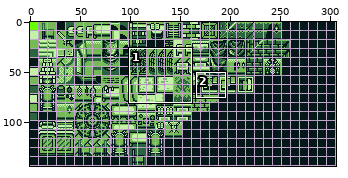
Edited in one commit: sprite sheet (Ruins-of-Aether/Tilemaps/castle.png). Above: a wide view before the commit, with the close-up outlined.
Close-up. As it was:
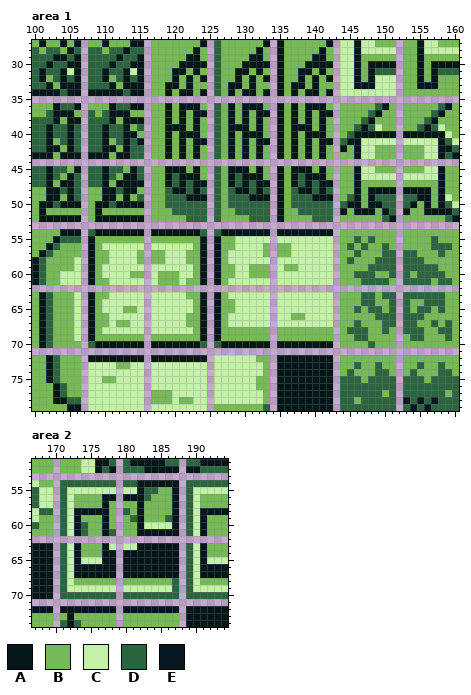
The file is 306x144 pixels. Pixels under 10% opacity are left out. Colours within 5 levels of each other are drawn and written as one. Shown: area 1: x 100..160, y 27..79; area 2: x 167..194, y 51..74. The commit also changed other parts of the picture, which this record leaves out.
Palette (. is transparent): A #06171a  B #75ba57  C #c4f1a8  D #2a6540  E #071821
Pixels before, area 1 (only the part around the change), first column x 100:
27 BABBABA.BBABBBAA.BBBBBBBA.DBBBBBBA.ABBBBBBA.CCACCBBB.BBACCBBB
28 DBDDBAD.DDBDDADD.BBBBBBAB.DBBBBBAB.ABBBBBAB.CCACCCCC.BBACCCCC
29 DDDAADA.DDDDADDA.BBBBBAAB.DBBBBAAB.ABBBBAAB.CCABBBBB.BBABBBBB
30 DDADDAA.DDDADDAA.BBBBAAAA.DBBBAAAA.ABBBAAAA.CCABAAAA.BBABAAAA
31 DADDACA.DDADDACA.BBBAABAB.DBBAABAB.ABBAABAB.CCABADDD.BBABADDD
32 DABDADA.DDABDADA.BBBABABA.DBBABABA.ABBABABA.CCABACCC.BBABABBB
33 DDABAAA.DDDABAAA.BBAABABB.DBAABABB.ABAABABB.CCAAACCC.BBAAABBB
34 AAAADAA.AAAAADAA.BBABAABA.DBABAABA.ABABAABA.CCCCCCCC.BBBBBBBB
35 .............................................................
36 BBBADDA.BBBADDAA.BBABAAAB.DBABAAAB.ABABAAAB.BBBBBDAB.BBBBBDAB
37 BBDAAAB.DBDAAABB.BBABABAA.DBABABAA.ABABABAA.BBBBDABB.BBBBDABB
38 DDDABAA.DDDABAAA.BBABABAB.DBABABAB.ABABABAB.BBBDABBB.BBBDABBB
39 DDADDAD.DDADDABD.BBAAABAB.DBAAABAB.ABAAABAB.BBDADCBB.BBDADCBB
40 DDADDAD.DDADDAAB.BBABAAAB.DBABAAAB.ABABAAAB.BDAAAAAA.AAAAAACB
41 DDABDAD.DDABDADA.BBABABAA.DBABABAA.ABABABAA.DAACCCCC.CCCCCADC
42 DDAABAD.DDAABADD.BBABABAB.DBABABAB.ABABABAB.ABACCBBB.BBBCCAAD
43 AAABAAA.AAABAADD.BBABABAB.DBABABAB.ABABABAB.BBACCBBB.BBBCCADA
44 .............................................................
45 DDADDBA.DDADDBAD.BBAAABAB.DBAAABAB.ABAAABAB.BBACCBBB.BBBCCABB
46 DDADBAD.DDADBAAD.BBADAAAB.DBADAAAB.ABADAAAB.BBACCCCC.CCCCCABB
47 DDABAAD.DDABAAAA.BBADADAA.DBADADAA.ABADADAA.BBABBBBB.BBBBBABB
48 BBAADAD.BBAADAAB.BBDAADAD.DBDAADAD.ABDAADAD.BBABAAAA.AAAABABB
49 BBAABAD.BBAABABD.BBDDDAAA.DBDDDAAA.ABDDDAAA.BDABADDD.DDAABACB
50 BAADAAA.BAADAAAA.BBDDDDDD.DBDDDDDD.ABDDDDDD.DAABAADD.DABABADC
51 BABBBBB.BABBBBBB.BBBDDDDD.DBBDDDDD.ABBDDDDD.ABAAABAD.ABBAAAAD
52 BAAAAAA.BAAAAAAA.BBBBBDDD.DBBBBDDD.ABBBBDDD.BBBBBBDA.BBBBBBDA
53 .............................................................
54 BBBBAAA.DAAAAAAA.AAAAAAAD.DAAAAAAA.AAAAAAAA.BBBBBBBB.BBBBBBBB
55 BBBADDD.ABBBBBBB.BBBBBBBA.ABBCCCCC.CCCCCCCC.BBDBDBBB.BBBBDBBB
56 BBADBBB.ABCCCCCC.CCCCCCBA.ABBCCCCB.BBCCCCCC.BDBDBBDB.BBBBDDDB
57 BADBBBB.ABBCCCCB.BBCCCBBA.ABCCCCCB.BBCCCCCC.BBDBBBDD.DDBBBDBB
58 ADBBBBC.ABBCCCCB.BBCCCBBA.ABCCCCCC.CCCCCCCC.BDBBBDDD.DDDBBBBB
59 ADBBBBC.ABCCCCCC.CCCCCCBA.ABBCCBBB.CBBCCCCC.BBBBDDDD.DDDDDBBB
60 ADBBCCC.ABCCCCBB.CBBBCCBA.ABBCCBBB.CCCCCCCC.BBDDDBBD.DBDDDDBB
61 ADBBCCC.ABBCCCCC.CBBBCBBA.ABCCCCCC.CCCCCCCC.BBBDDDDB.DDDDBDDB
62 .............................................................
63 BADBBBC.ABBCCCCC.CCCCCBBA.ABCCCCCC.CCCCCCCC.BBBDDBDD.DDDDDDBB
64 BADBBBC.ABCCCCCC.CCCCCCBA.ABBCCCCC.CCCCCCCC.BBBDDBBD.DBBDDDBB
65 BADBBBC.ABCCCBBC.CCCCCCBA.ABBCCCCC.CCCCCCCC.BBDBDDBD.DBDDBDBB
66 BADBBBC.ABBCCCCC.CCCCCBBA.ABCCCCCC.CCBBCCCC.BBBBBDDD.DDDBBBBB
67 BADBBBC.ABBCBBCC.CCCCCBBA.ABCCCCCC.CCCCCCCC.BBDBBBDD.DDBBDBDB
68 BADBBBC.ABCCCCCC.CCCCCCBA.ABBBBBBB.BBBBBBBB.BDDDBBDB.DDDBBDDB
69 BADBBBC.ABBBBBBB.BBBBBBBA.ABBBBBBB.BBBBBBBB.BBDDBBBB.BDDBBBDB
70 BADBBBB.DAAAAAAA.AAAAAAAD.DAAAAAAA.AAAAAAAA.BBBBDBBB.BBBBBBBB
71 .............................................................
72 BBADBBB.AAAAAAAA.AAAAAAAA.CCCCCCBB.AAAAAAAA.BBBBBBBB.BBBBBBBB
73 BBADBBB.CCCCBBCC.CCCCCCCC.CCCCCCCB.AAAAAAAA.BBDBBDBB.BBDBBDBB
74 BBADBBB.CCCCCCCC.CCCCCCCC.CCCCCCCB.AAAAAAAA.BDBBBDDB.BDBBBDDB
75 BBADBBB.CCBBCCCC.CCCCCCCC.CCCCCCBB.AAAAAAAA.DDDBDDDD.DDDBDDDD
76 BBBADBB.CCCCCCCC.CCCCCCCC.CCCCCCBB.AAAAAAAA.DDDDDDDD.DDDDDDDD
77 BBBADBB.CCCCCCCC.BBBCCCCC.CCCCCCCB.AAAAAAAA.DDDDDDBD.DDDDDDBD
78 BBBAADD.CCCCCCCC.BBBCBBCC.CCCCCCCB.AAAAAAAA.DDBDDDDD.EDEDEDDD
79 BBBBBAA.CCCCCCCC.CCCCCCCC.BBBBBBBD.AAAAAAAA.DDDDDDDD.DEDEDDDD
Pixels before, area 2, first column x 167:
51 BBB.BBBCCAAD.DAAAAADD.DDAAAA
52 BBB.BBBCCADA.DDDAAAAA.AADDDD
53 ............................
54 CBB.DDDDDDDD.DDAAAAAA.DDDDDD
55 DCC.DCCCCCCC.CCADDBBA.DCCCCC
56 DCC.DCBBBBAA.AAADBBBA.DCBBBB
57 DCC.DCBBBBAB.BBABBBBA.DCBBBB
58 CDD.DCAAAAAB.DBABBBBA.DCAAAA
59 CBB.DCABBBAB.BDABBBDA.DCABBB
60 DBB.DCADBBAB.BBACCCCA.DCABBB
61 BBB.DCADBBAD.BBAAAAAA.DCABBB
62 ............................
63 AAA.DCABBBAC.CCAAAAAA.DCABBB
64 AAA.DCABBBAA.AAAAAAAA.DCABBB
65 AAA.DCACCCAA.AAAAAAAA.DCACCC
66 AAA.DCAAAAAA.AAAAAAAA.DCAAAA
67 AAA.DCAAAAAA.AAAAAAAA.DCAAAA
68 AAA.DCBBBBBB.BBBBBBBD.DCBBBB
69 AAA.DCCCCCCC.CCCCCCCD.DCCCCC
70 AAA.DDDDDDDD.DDDDDDDD.DDDDDD
71 ............................
72 AAA.AAAAAAAA.AAAAAAAA.AAAAAA
73 BBB.BABBBBBB.BBBBBBBB.AAAAAA
74 BBB.DADBBBBB.BBBBBBBB.AAAAAA
Once edited:
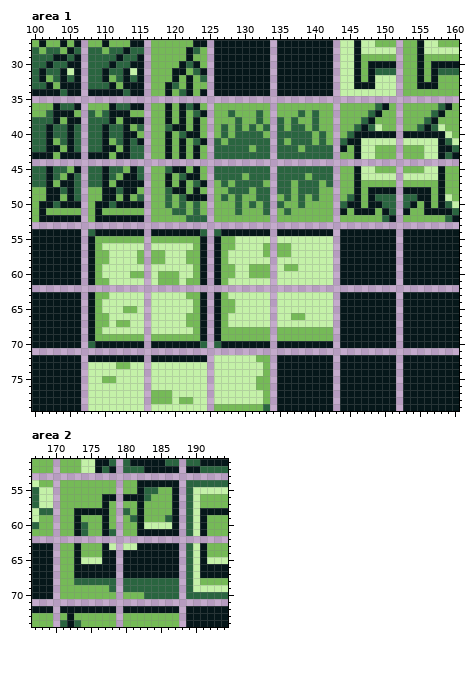
What changed:
Changed rows in their new state; - is an unchanged pixel.
Area 1:
first column x 100:
27 -----------------------A--AAAAAAA---AAAAAA-------------------
28 ----------------------AD--AAAAAA-A--AAAAA-A------------------
29 -----------------------B--AAAAA--A--AAAA--A------------------
30 ----------------------D-B-AAAA------AAA----------------------
31 -----------------------DA-AAA--A-A--AA--A-A------------------
32 ------------------------D-AAA-A-A---AA-A-A-------------------
33 --------------------D-----AA--A-AA--A--A-AA------------------
34 ---------------------D----AA-A--A---A-A--A-------------------
36 ----------------------D---B-B-BBB--B-B-BBB-------------------
37 -----------------------D--B-D-B-DB-B-BDBDBB------------------
38 --------------------------B-BDB-D--D-D-BDB-------------------
39 -------------------D------BDBDBDBD-D-DDBDB-------------------
40 ---------------------D----BDBDDDD--DDDDDBD-------------------
41 -----------------------D----DDDDDD-D-DDD-DB------------------
42 ---------------------------DDDD-DD-DDD-DDDD------------------
43 ---------------------------DDDDDDD-DDDDDDDD------------------
45 -------------------D-------DDDDDDD-DDDDDDDD------------------
46 --------------------BD-----DD-BDDD-DDD-BDDD------------------
47 --------------------B-BD--BDB-D-DB-DDB-D-BD------------------
48 ----------------------B-B-B--DDBD--DDBDD-BB------------------
49 --------------------B-----BDB-BBDD-BDB-BDBB------------------
50 --------------------B-B-B-B-B-B-B--D-B-BBBB------------------
51 ----------------------B-B-B---BBB--BD-BBBBB------------------
52 --------------------------B----BBB-B----BBB------------------
54 AAAA----------------------------------------AAAAAAAA-AAAAAAAA
55 AAA-AAA-------------------------------------AAAAAAAA-AAAAAAAA
56 AA-AAAA-------------------------------------AAAAAAAA-AAAAAAAA
57 A-AAAAA-------------------------------------AAAAAAAA-AAAAAAAA
58 -AAAAAA-------------------------------------AAAAAAAA-AAAAAAAA
59 -AAAAAA-------------------------------------AAAAAAAA-AAAAAAAA
60 -AAAAAA-------------------------------------AAAAAAAA-AAAAAAAA
61 -AAAAAA-------------------------------------AAAAAAAA-AAAAAAAA
63 A-AAAAA-------------------------------------AAAAAAAA-AAAAAAAA
64 A-AAAAA-------------------------------------AAAAAAAA-AAAAAAAA
65 A-AAAAA-------------------------------------AAAAAAAA-AAAAAAAA
66 A-AAAAA-------------------------------------AAAAAAAA-AAAAAAAA
67 A-AAAAA-------------------------------------AAAAAAAA-AAAAAAAA
68 A-AAAAA-------------------------------------AAAAAAAA-AAAAAAAA
69 A-AAAAA-------------------------------------AAAAAAAA-AAAAAAAA
70 A-AAAAA-------------------------------------AAAAAAAA-AAAAAAAA
72 AA-AAAA-------------------------------------AAAAAAAA-AAAAAAAA
73 AA-AAAA-------------------------------------AAAAAAAA-AAAAAAAA
74 AA-AAAA-------------------------------------AAAAAAAA-AAAAAAAA
75 AA-AAAA-------------------------------------AAAAAAAA-AAAAAAAA
76 AAA-AAA-------------------------------------AAAAAAAA-AAAAAAAA
77 AAA-AAA-------------------------------------AAAAAAAA-AAAAAAAA
78 AAA--AA-------------------------------------AAAAAAAA-AAAAAAAA
79 AAAAA---------------------------------------AAAAAAAA-AAAAAAAA
Area 2:
first column x 171:
54 BBBBBBBB-BB-----
55 BBBBBBBB-BB-----
56 BB--------------
57 BB--------------
58 BB--------------
59 BB--------------
60 BB--------------
61 BB--------------
63 BB--------------
64 BB--------------
65 BB--------------
66 BB--------------
67 BB--------------
68 BBDDDDDD-DDDDDDD
69 BBBBBBBD-DDDDDDD
70 BBBBBBBB-BBB----
Boxes around the changes in both close-ups, in picture pixels (x1, y1, x2, y2):
changed: (165, 40, 459, 411)
changed: (32, 229, 81, 411)
changed: (60, 480, 172, 599)
